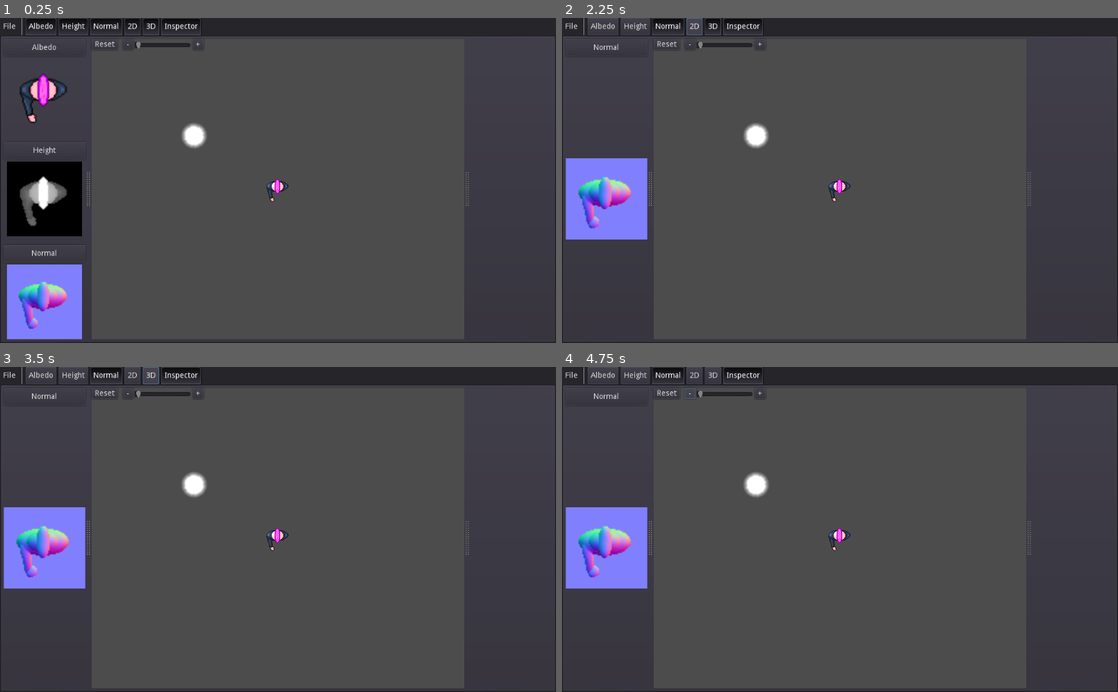
Above: before the commit, frames 1-4 (two rows, left to right).
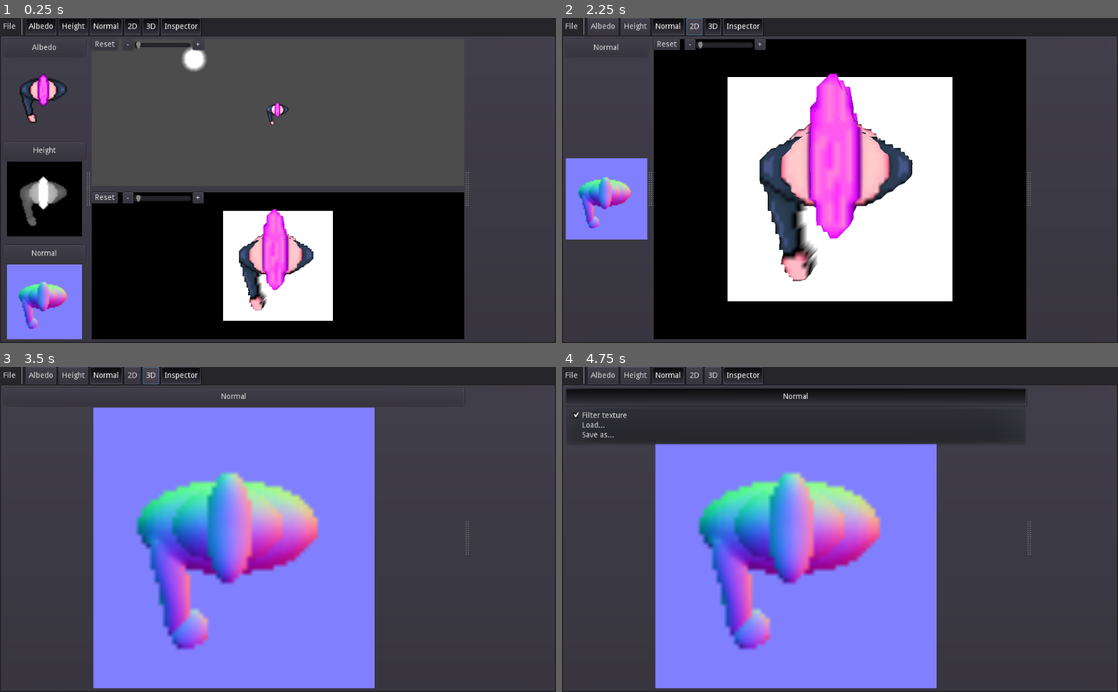
Above: after the commit, the same moments.

Repository: gilzoide/raise-and-shine
Game: Godot game, scene res://mainUI/Main.tscn
Two runs of this game, one before a commit and one after it. Both use one fixed random seed, a clock stepped at 60 frames per second and the inputs below.
Inputs (mouse positions are in pixels of both pictures, inside the frame that each line leads up to):
- Up to frame 1 (0.25 s): no input
- Up to frame 2 (2.25 s): click "Albedo" at 0.5 s; click "Height" at 1.25 s; click "2D" at 2 s
- Up to frame 3 (3.5 s): click "3D" at 2.75 s
- Up to frame 4 (4.75 s): click (667, 393) at 3.5 s, where only the run before the commit has a clickable "Reset"; click (689, 393) at 4.25 s, where only the run before the commit has a clickable "-"

The runs differ from the first frame. In frame 1, 31% of the frame differs, in the area x 16-84%, y 8-99%; in frame 2, 61%, in the area x 16-84%, y 6-99%; in frame 3, 48%; in frame 4, 54%.

Commit message:
Add 3D visualizer with plane

Diff:
--- a/src/editor/TextureSlot.gd
+++ b/src/editor/TextureSlot.gd
@@ -23,16 +23,20 @@
 	title_menu_button.text = MapTypes.map_name(type)
 	texture_rect.texture = MapTypes.map_texture(type)
 	menu_popup.add_check_item("Filter texture", TOGGLE_FILTER)
-	menu_popup.set_item_checked(TOGGLE_FILTER, texture_rect.texture.flags & Texture.FLAG_FILTER)
+	update_filter_check_item()
 	menu_popup.add_item("Load...", LOAD_IMAGE)
 	menu_popup.add_item("Save as...", SAVE_IMAGE_AS)
+	menu_popup.hide_on_checkable_item_selection = false
 	menu_popup.connect("id_pressed", self, "_on_menu_id_pressed")
 
 func _on_menu_id_pressed(id: int) -> void:
 	if id == TOGGLE_FILTER:
 		texture_rect.texture.flags ^= Texture.FLAG_FILTER
-		menu_popup.set_item_checked(TOGGLE_FILTER, texture_rect.texture.flags & Texture.FLAG_FILTER)
+		update_filter_check_item()
 	elif id == LOAD_IMAGE:
 		project.load_image_dialog(type)
 	elif id == SAVE_IMAGE_AS:
 		project.save_image_dialog(type)
+
+func update_filter_check_item() -> void:
+	menu_popup.set_item_checked(TOGGLE_FILTER, texture_rect.texture.flags & Texture.FLAG_FILTER)
--- a/src/editor/VisualizerGrid.gd
+++ b/src/editor/VisualizerGrid.gd
@@ -4,19 +4,33 @@
 onready var albedo_editor = $MapsContainer/AlbedoMap
 onready var height_editor = $MapsContainer/HeightMap
 onready var normal_editor = $MapsContainer/NormalMap
+
+onready var visualizers_container = $VisualizersContainer
 onready var _2d_editor = $VisualizersContainer/Visualizer2D_UI
+onready var _3d_editor = $VisualizersContainer/Visualizer3D_UI
 
-func collapse_if_needed() -> void:
+func collapse_maps_if_needed() -> void:
 	maps_container.visible = albedo_editor.visible or height_editor.visible or normal_editor.visible
 
 func set_albedo_visible(value: bool) -> void:
 	albedo_editor.visible = value
-	collapse_if_needed()
+	collapse_maps_if_needed()
 
 func set_height_visible(value: bool) -> void:
 	height_editor.visible = value
-	collapse_if_needed()
+	collapse_maps_if_needed()
 
 func set_normal_visible(value: bool) -> void:
 	normal_editor.visible = value
-	collapse_if_needed()
+	collapse_maps_if_needed()
+
+func collapse_visualizers_if_needed() -> void:
+	visualizers_container.visible = _2d_editor.visible or _3d_editor.visible
+
+func set_2d_visible(value: bool) -> void:
+	_2d_editor.visible = value
+	collapse_visualizers_if_needed()
+
+func set_3d_visible(value: bool) -> void:
+	_3d_editor.visible = value
+	collapse_visualizers_if_needed()
--- a/src/editor/VisualizerGrid.tscn
+++ b/src/editor/VisualizerGrid.tscn
@@ -1,8 +1,9 @@
-[gd_scene load_steps=4 format=2]
+[gd_scene load_steps=5 format=2]
 
 [ext_resource path="res://editor/TextureSlot.tscn" type="PackedScene" id=1]
-[ext_resource path="res://editor/visualizers/Visualizer2D_UI.tscn" type="PackedScene" id=2]
+[ext_resource path="res://editor/visualizers/2D/Visualizer2D_UI.tscn" type="PackedScene" id=2]
 [ext_resource path="res://editor/VisualizerGrid.gd" type="Script" id=3]
+[ext_resource path="res://editor/visualizers/3D/Visualizer3D_UI.tscn" type="PackedScene" id=4]
 
 [node name="VisualizerGrid" type="HSplitContainer"]
 anchor_right = 1.0
@@ -40,7 +41,7 @@
 margin_bottom = 600.0
 type = 2
 
-[node name="VisualizersContainer" type="VBoxContainer" parent="."]
+[node name="VisualizersContainer" type="VSplitContainer" parent="."]
 margin_left = 162.0
 margin_right = 1024.0
 margin_bottom = 600.0
@@ -49,6 +50,15 @@
 anchor_right = 0.0
 anchor_bottom = 0.0
 margin_right = 862.0
+margin_bottom = 294.0
+size_flags_horizontal = 3
+size_flags_vertical = 3
+
+[node name="Visualizer3D_UI" parent="VisualizersContainer" instance=ExtResource( 4 )]
+anchor_right = 0.0
+anchor_bottom = 0.0
+margin_top = 306.0
+margin_right = 862.0
 margin_bottom = 600.0
 size_flags_horizontal = 3
 size_flags_vertical = 3
--- /dev/null
+++ b/src/editor/visualizers/2D/Visualizer2D.tscn
@@ -0,0 +1,37 @@
+[gd_scene load_steps=8 format=2]
+
+[ext_resource path="res://editor/project/Albedo_imagetexture.tres" type="Texture" id=1]
+[ext_resource path="res://editor/project/Normal_imagetexture.tres" type="Texture" id=2]
+[ext_resource path="res://editor/visualizers/2D/LimitedCamera2D.gd" type="Script" id=3]
+[ext_resource path="res://editor/visualizers/2D/light.png" type="Texture" id=4]
+[ext_resource path="res://editor/visualizers/2D/Visualizer2D.gd" type="Script" id=5]
+[ext_resource path="res://materials/InvertNormalYMaterial.tres" type="Material" id=6]
+[ext_resource path="res://editor/visualizers/2D/DraggableNode2D.gd" type="Script" id=7]
+
+[node name="Visualizer2D" type="Node2D"]
+script = ExtResource( 5 )
+
+[node name="Camera2D" type="Camera2D" parent="."]
+current = true
+limit_left = -1000
+limit_top = -1000
+limit_right = 1000
+limit_bottom = 1000
+limit_smoothed = true
+editor_draw_limits = true
+script = ExtResource( 3 )
+sprite_path = NodePath("../Sprite")
+
+[node name="Sprite" type="Sprite" parent="."]
+material = ExtResource( 6 )
+texture = ExtResource( 1 )
+normal_map = ExtResource( 2 )
+
+[node name="Light2D" type="Light2D" parent="."]
+position = Vector2( -153.516, -98.2937 )
+texture = ExtResource( 4 )
+script = ExtResource( 7 )
+
+[node name="Sprite" type="Sprite" parent="Light2D"]
+scale = Vector2( 0.05, 0.05 )
+texture = ExtResource( 4 )
--- /dev/null
+++ b/src/editor/visualizers/2D/Visualizer2D_UI.tscn
@@ -0,0 +1,95 @@
+[gd_scene load_steps=7 format=2]
+
+[ext_resource path="res://editor/visualizers/2D/Visualizer2D.tscn" type="PackedScene" id=1]
+[ext_resource path="res://editor/visualizers/StepRange.gd" type="Script" id=2]
+
+[sub_resource type="InputEventAction" id=1]
+action = "visualizer_zoom_down"
+pressed = true
+
+[sub_resource type="ShortCut" id=2]
+shortcut = SubResource( 1 )
+
+[sub_resource type="InputEventAction" id=3]
+action = "visualizer_zoom_up"
+pressed = true
+
+[sub_resource type="ShortCut" id=4]
+shortcut = SubResource( 3 )
+
+[node name="Visualizer2D_UI" type="Control"]
+anchor_right = 1.0
+anchor_bottom = 1.0
+__meta__ = {
+"_edit_use_anchors_": false
+}
+
+[node name="ViewportContainer" type="ViewportContainer" parent="."]
+anchor_right = 1.0
+anchor_bottom = 1.0
+stretch = true
+__meta__ = {
+"_edit_use_anchors_": false
+}
+
+[node name="Viewport" type="Viewport" parent="ViewportContainer"]
+size = Vector2( 1024, 600 )
+handle_input_locally = false
+render_target_update_mode = 3
+
+[node name="Visualizer2D" parent="ViewportContainer/Viewport" instance=ExtResource( 1 )]
+
+[node name="ZoomControl" type="Control" parent="."]
+anchor_right = 1.0
+anchor_bottom = 1.0
+__meta__ = {
+"_edit_use_anchors_": false
+}
+
+[node name="ResetButton" type="Button" parent="ZoomControl"]
+margin_right = 12.0
+margin_bottom = 20.0
+focus_mode = 0
+enabled_focus_mode = 0
+text = "Reset"
+__meta__ = {
+"_edit_use_anchors_": false
+}
+
+[node name="ZoomDownButton" type="Button" parent="ZoomControl"]
+margin_left = 56.6964
+margin_right = 76.6964
+margin_bottom = 20.0
+shortcut = SubResource( 2 )
+text = "-"
+__meta__ = {
+"_edit_use_anchors_": false
+}
+
+[node name="ZoomUpButton" type="Button" parent="ZoomControl"]
+margin_left = 186.153
+margin_right = 206.153
+margin_bottom = 20.0
+shortcut = SubResource( 4 )
+text = "+"
+__meta__ = {
+"_edit_use_anchors_": false
+}
+
+[node name="HSlider" type="HSlider" parent="ZoomControl"]
+margin_left = 78.1572
+margin_top = 2.74889
+margin_right = 184.157
+margin_bottom = 18.7489
+max_value = 1.0
+step = 0.01
+ticks_on_borders = true
+script = ExtResource( 2 )
+__meta__ = {
+"_edit_use_anchors_": false
+}
+[connection signal="pressed" from="ZoomControl/ResetButton" to="ZoomControl/HSlider" method="set_value" binds= [ 0.0 ]]
+[connection signal="pressed" from="ZoomControl/ResetButton" to="ViewportContainer/Viewport/Visualizer2D" method="reset"]
+[connection signal="pressed" from="ZoomControl/ZoomDownButton" to="ZoomControl/HSlider" method="decrease"]
+[connection signal="pressed" from="ZoomControl/ZoomUpButton" to="ZoomControl/HSlider" method="increase"]
+[connection signal="value_changed" from="ZoomControl/HSlider" to="ViewportContainer/Viewport/Visualizer2D" method="set_zoom_percent"]
--- /dev/null
+++ b/src/editor/visualizers/3D/Environment.tres
@@ -0,0 +1,5 @@
+[gd_resource type="Environment" format=2]
+
+[resource]
+background_mode = 1
+ambient_light_color = Color( 1, 1, 1, 1 )
--- /dev/null
+++ b/src/editor/visualizers/3D/PlaneMesh.tres
@@ -0,0 +1,8 @@
+[gd_resource type="PlaneMesh" load_steps=2 format=2]
+
+[ext_resource path="res://editor/visualizers/3D/Plane_material.tres" type="Material" id=1]
+
+[resource]
+material = ExtResource( 1 )
+subdivide_width = 64
+subdivide_depth = 64
--- /dev/null
+++ b/src/editor/visualizers/3D/Plane_material.tres
@@ -0,0 +1,12 @@
+[gd_resource type="ShaderMaterial" load_steps=5 format=2]
+
+[ext_resource path="res://editor/visualizers/3D/Plane_shader.shader" type="Shader" id=1]
+[ext_resource path="res://editor/project/Height_imagetexture.tres" type="Texture" id=2]
+[ext_resource path="res://editor/project/Albedo_imagetexture.tres" type="Texture" id=3]
+[ext_resource path="res://editor/project/Normal_imagetexture.tres" type="Texture" id=4]
+
+[resource]
+shader = ExtResource( 1 )
+shader_param/albedo_map = ExtResource( 3 )
+shader_param/height_map = ExtResource( 2 )
+shader_param/normal_map = ExtResource( 4 )
--- /dev/null
+++ b/src/editor/visualizers/3D/Plane_shader.shader
@@ -0,0 +1,17 @@
+shader_type spatial;
+
+uniform sampler2D albedo_map;
+uniform sampler2D height_map;
+uniform sampler2D normal_map;
+
+void vertex() {
+	float height = texture(height_map, UV).r;
+	VERTEX.y += height;
+}
+
+void fragment() {
+	NORMALMAP = texture(normal_map, UV).xyz;
+	vec4 color = texture(albedo_map, UV) * COLOR;
+	ALBEDO = color.rgb;
+	ALPHA = color.a;
+}
--- /dev/null
+++ b/src/editor/visualizers/3D/Visualizer3D.gd
@@ -0,0 +1,11 @@
+extends Spatial
+
+const planemesh = preload("res://editor/visualizers/3D/PlaneMesh.tres")
+const project = preload("res://editor/project/ActiveEditorProject.tres")
+
+func _ready() -> void:
+	update_planemesh()
+
+func update_planemesh() -> void:
+	planemesh.subdivide_width = project.height_image.get_width()
+	planemesh.subdivide_depth = project.height_image.get_height()
--- /dev/null
+++ b/src/editor/visualizers/3D/Visualizer3D.tscn
@@ -0,0 +1,25 @@
+[gd_scene load_steps=5 format=2]
+
+[ext_resource path="res://editor/visualizers/3D/PlaneMesh.tres" type="PlaneMesh" id=1]
+[ext_resource path="res://editor/visualizers/3D/Visualizer3D.gd" type="Script" id=2]
+[ext_resource path="res://editor/visualizers/3D/Environment.tres" type="Environment" id=3]
+
+[sub_resource type="QuadMesh" id=1]
+size = Vector2( 2.1, 2.1 )
+
+[node name="Visualizer3D" type="Spatial"]
+script = ExtResource( 2 )
+
+[node name="Camera" type="Camera" parent="."]
+transform = Transform( 1, 0, 0, 0, 1, 0, 0, 0, 1, 0, 0, 2 )
+environment = ExtResource( 3 )
+
+[node name="Border" type="MeshInstance" parent="."]
+transform = Transform( 1, 0, 0, 0, 1, 0, 0, 0, 1, 0, 0, -0.01 )
+mesh = SubResource( 1 )
+material/0 = null
+
+[node name="MeshInstance" type="MeshInstance" parent="."]
+transform = Transform( 1, 0, 0, 0, -4.37114e-08, -1, 0, 1, -4.37114e-08, 0, 0, 0 )
+mesh = ExtResource( 1 )
+material/0 = null
--- a/src/editor/visualizers/Visualizer2D_UI.tscn
+++ b/src/editor/visualizers/3D/Visualizer3D_UI.tscn
@@ -1,25 +1,23 @@
 [gd_scene load_steps=7 format=2]
 
-[ext_resource path="res://editor/visualizers/Visualizer2D.tscn" type="PackedScene" id=1]
-[ext_resource path="res://editor/visualizers/StepRange.gd" type="Script" id=2]
-
-
+[ext_resource path="res://editor/visualizers/StepRange.gd" type="Script" id=1]
+[ext_resource path="res://editor/visualizers/3D/Visualizer3D.tscn" type="PackedScene" id=2]
 
 [sub_resource type="InputEventAction" id=1]
 action = "visualizer_zoom_down"
 pressed = true
 
-[sub_resource type="ShortCut" id=3]
+[sub_resource type="ShortCut" id=2]
 shortcut = SubResource( 1 )
 
-[sub_resource type="InputEventAction" id=4]
+[sub_resource type="InputEventAction" id=3]
 action = "visualizer_zoom_up"
 pressed = true
 
-[sub_resource type="ShortCut" id=2]
-shortcut = SubResource( 4 )
+[sub_resource type="ShortCut" id=4]
+shortcut = SubResource( 3 )
 
-[node name="Visualizer2D_UI" type="Control"]
+[node name="Visualizer3D_UI" type="Control"]
 anchor_right = 1.0
 anchor_bottom = 1.0
 __meta__ = {
@@ -39,7 +37,7 @@
 handle_input_locally = false
 render_target_update_mode = 3
 
-[node name="Visualizer2D" parent="ViewportContainer/Viewport" instance=ExtResource( 1 )]
+[node name="Visualizer3D" parent="ViewportContainer/Viewport" instance=ExtResource( 2 )]
 
 [node name="ZoomControl" type="Control" parent="."]
 anchor_right = 1.0
@@ -86,12 +84,10 @@
 max_value = 1.0
 step = 0.01
 ticks_on_borders = true
-script = ExtResource( 2 )
+script = ExtResource( 1 )
 __meta__ = {
 "_edit_use_anchors_": false
 }
-[connection signal="pressed" from="ZoomControl/ResetButton" to="ViewportContainer/Viewport/Visualizer2D" method="reset"]
 [connection signal="pressed" from="ZoomControl/ResetButton" to="ZoomControl/HSlider" method="set_value" binds= [ 0.0 ]]
 [connection signal="pressed" from="ZoomControl/ZoomDownButton" to="ZoomControl/HSlider" method="decrease"]
 [connection signal="pressed" from="ZoomControl/ZoomUpButton" to="ZoomControl/HSlider" method="increase"]
-[connection signal="value_changed" from="ZoomControl/HSlider" to="ViewportContainer/Viewport/Visualizer2D" method="set_zoom_percent"]
--- a/src/editor/visualizers/Visualizer2D.tscn
+++ /dev/null
@@ -1,39 +0,0 @@
-[gd_scene load_steps=8 format=2]
-
-[ext_resource path="res://editor/visualizers/Visualizer2D.gd" type="Script" id=1]
-[ext_resource path="res://editor/visualizers/LimitedCamera2D.gd" type="Script" id=2]
-[ext_resource path="res://editor/project/Albedo_imagetexture.tres" type="Texture" id=3]
-[ext_resource path="res://editor/visualizers/DraggableNode2D.gd" type="Script" id=4]
-[ext_resource path="res://editor/project/Normal_imagetexture.tres" type="Texture" id=5]
-[ext_resource path="res://editor/visualizers/light.png" type="Texture" id=6]
-[ext_resource path="res://materials/InvertNormalYMaterial.tres" type="Material" id=7]
-
-
-
-[node name="Visualizer2D" type="Node2D"]
-script = ExtResource( 1 )
-
-[node name="Camera2D" type="Camera2D" parent="."]
-current = true
-limit_left = -1000
-limit_top = -1000
-limit_right = 1000
-limit_bottom = 1000
-limit_smoothed = true
-editor_draw_limits = true
-script = ExtResource( 2 )
-sprite_path = NodePath("../Sprite")
-
-[node name="Sprite" type="Sprite" parent="."]
-material = ExtResource( 7 )
-texture = ExtResource( 3 )
-normal_map = ExtResource( 5 )
-
-[node name="Light2D" type="Light2D" parent="."]
-position = Vector2( -153.516, -98.2937 )
-texture = ExtResource( 6 )
-script = ExtResource( 4 )
-
-[node name="Sprite" type="Sprite" parent="Light2D"]
-scale = Vector2( 0.05, 0.05 )
-texture = ExtResource( 6 )
--- a/src/mainUI/FileMenuButton.gd
+++ b/src/mainUI/FileMenuButton.gd
@@ -1,6 +1,4 @@
 extends MenuButton
-
-export(Resource) var loaded_project = preload("res://editor/project/ActiveEditorProject.tres")
 
 const IMAGE_EXTENSIONS = []
 
--- a/src/mainUI/Main.tscn
+++ b/src/mainUI/Main.tscn
@@ -136,3 +136,5 @@
 [connection signal="toggled" from="MainPanel/MenuBar/ToggleAlbedo" to="MainPanel/WorkbenchPanel/HSplitContainer/VisualizerGrid" method="set_albedo_visible"]
 [connection signal="toggled" from="MainPanel/MenuBar/ToggleHeight" to="MainPanel/WorkbenchPanel/HSplitContainer/VisualizerGrid" method="set_height_visible"]
 [connection signal="toggled" from="MainPanel/MenuBar/ToggleNormal" to="MainPanel/WorkbenchPanel/HSplitContainer/VisualizerGrid" method="set_normal_visible"]
+[connection signal="toggled" from="MainPanel/MenuBar/Toggle2D" to="MainPanel/WorkbenchPanel/HSplitContainer/VisualizerGrid" method="set_2d_visible"]
+[connection signal="toggled" from="MainPanel/MenuBar/Toggle3D" to="MainPanel/WorkbenchPanel/HSplitContainer/VisualizerGrid" method="set_3d_visible"]
Renamed: src/editor/visualizers/DraggableNode2D.gd -> src/editor/visualizers/2D/DraggableNode2D.gd
Renamed: src/editor/visualizers/LimitedCamera2D.gd -> src/editor/visualizers/2D/LimitedCamera2D.gd
Renamed: src/editor/visualizers/Visualizer2D.gd -> src/editor/visualizers/2D/Visualizer2D.gd
Renamed: src/editor/visualizers/light.png -> src/editor/visualizers/2D/light.png
Not shown, changed: src/editor/visualizers/2D/light.png.import
Not shown: 2 places in src/editor/visualizers/3D/Visualizer3D_UI.tscn that only renumber resources
